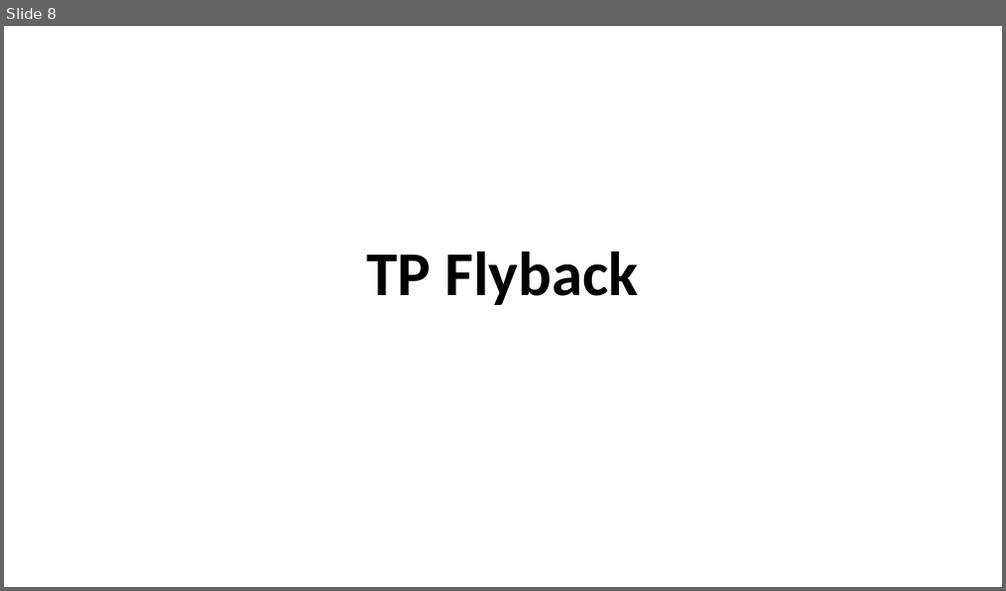
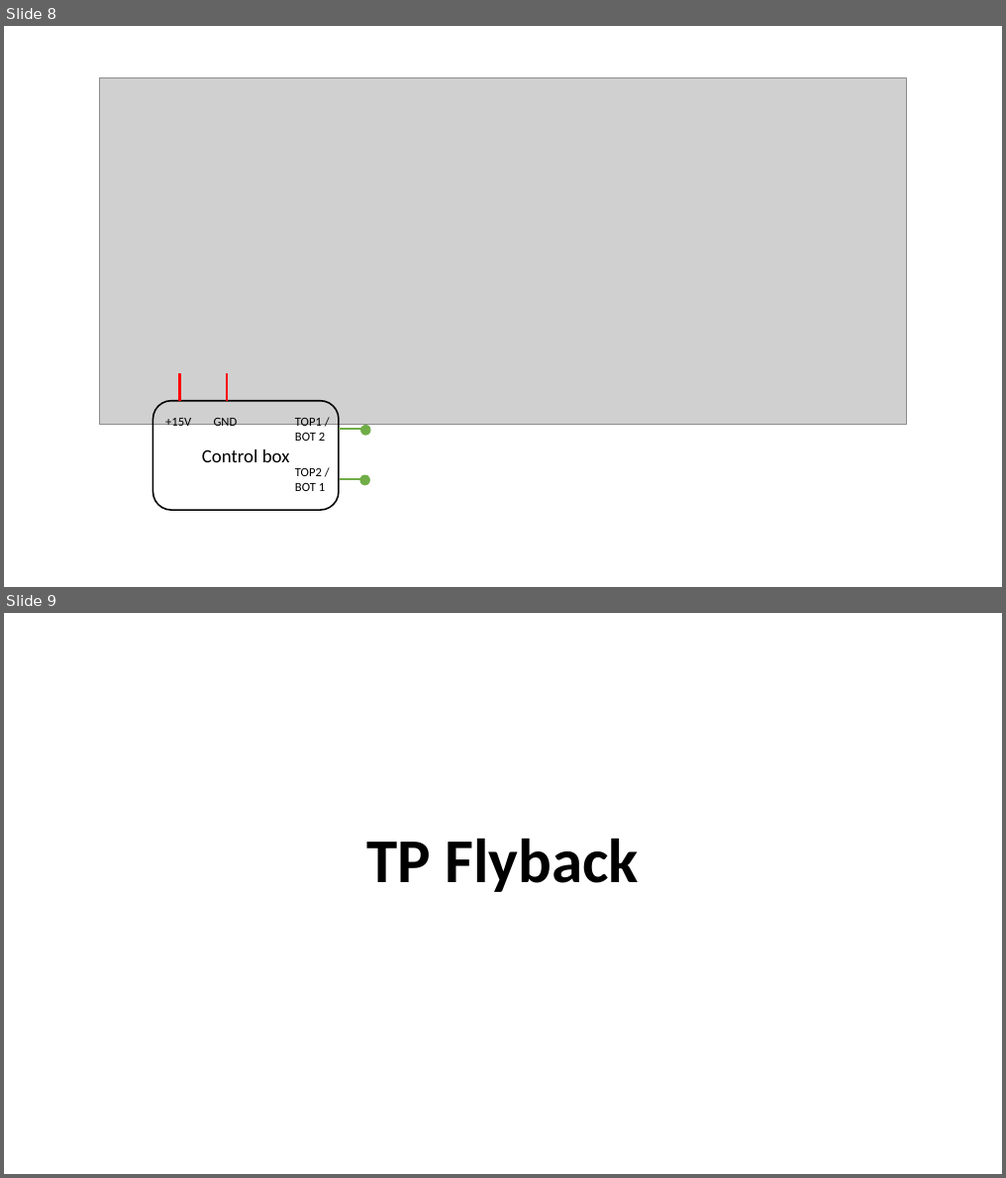
Before and after one commit to alexismartin46/Cours_Electronique_de_Puissance_FISE2, a slide deck: TPs/FR_EN/images.pptx. Shown one above the other, each under a label of ours: slide 8 before the commit, slides 8 and 9 after it. The pictures are 1006x591 and 1006x1178 pixels, drawn with LibreOffice and Linux fonts; fonts in the diff are those of the drawing; grey boxes stand for pictures. Boxes give left, top, right and bottom in pixels: in the first picture for what was removed or moved away, otherwise in the second. Text is boxed around its words. In the diff, an @@ line names an element or a change of style, - is before the commit and + after.

```diff
--- a/TPs/FR_EN/images.pptx
+++ b/TPs/FR_EN/images.pptx
@@ slide 8 added at (x1=4, y1=26, x2=1002, y2=587), background #FFFFFF @@
@@ picture added at (x1=100, y1=78, x2=907, y2=424) @@
@@ line added from (180, 401) to (180, 373), #FF0000 2.25 pt @@
@@ line added from (227, 401) to (227, 373), #FF0000 2.25 pt @@
@@ rounded rectangle added at (x1=152, y1=401, x2=339, y2=510), outline #000000 1.5 pt, 18 pt, text #000000 @@
+Control box
@@ text added at (x1=165, y1=418, x2=191, y2=430), 12 pt, text #000000 @@
++15V
@@ text added at (x1=214, y1=418, x2=238, y2=430), 12 pt, text #000000 @@
+GND
@@ text added at (x1=295, y1=418, x2=325, y2=441), 12 pt, text #000000 @@
+TOP1 /
+BOT 2
@@ line added from (339, 430) to (362, 430), #70AD47 2.25 pt @@
@@ ellipse added at (x1=361, y1=426, x2=370, y2=436), fill #70AD47, outline #70AD47 1 pt @@
@@ text added at (x1=295, y1=469, x2=325, y2=491), 12 pt, text #000000 @@
+TOP2 /
+BOT 1
@@ line added from (341, 479) to (364, 479), #70AD47 2.25 pt @@
@@ ellipse added at (x1=360, y1=475, x2=369, y2=485), fill #70AD47, outline #70AD47 1 pt @@
@@ what was slide 8 is now slide 9 @@
```
Also in this commit, not shown: 19 other files.
